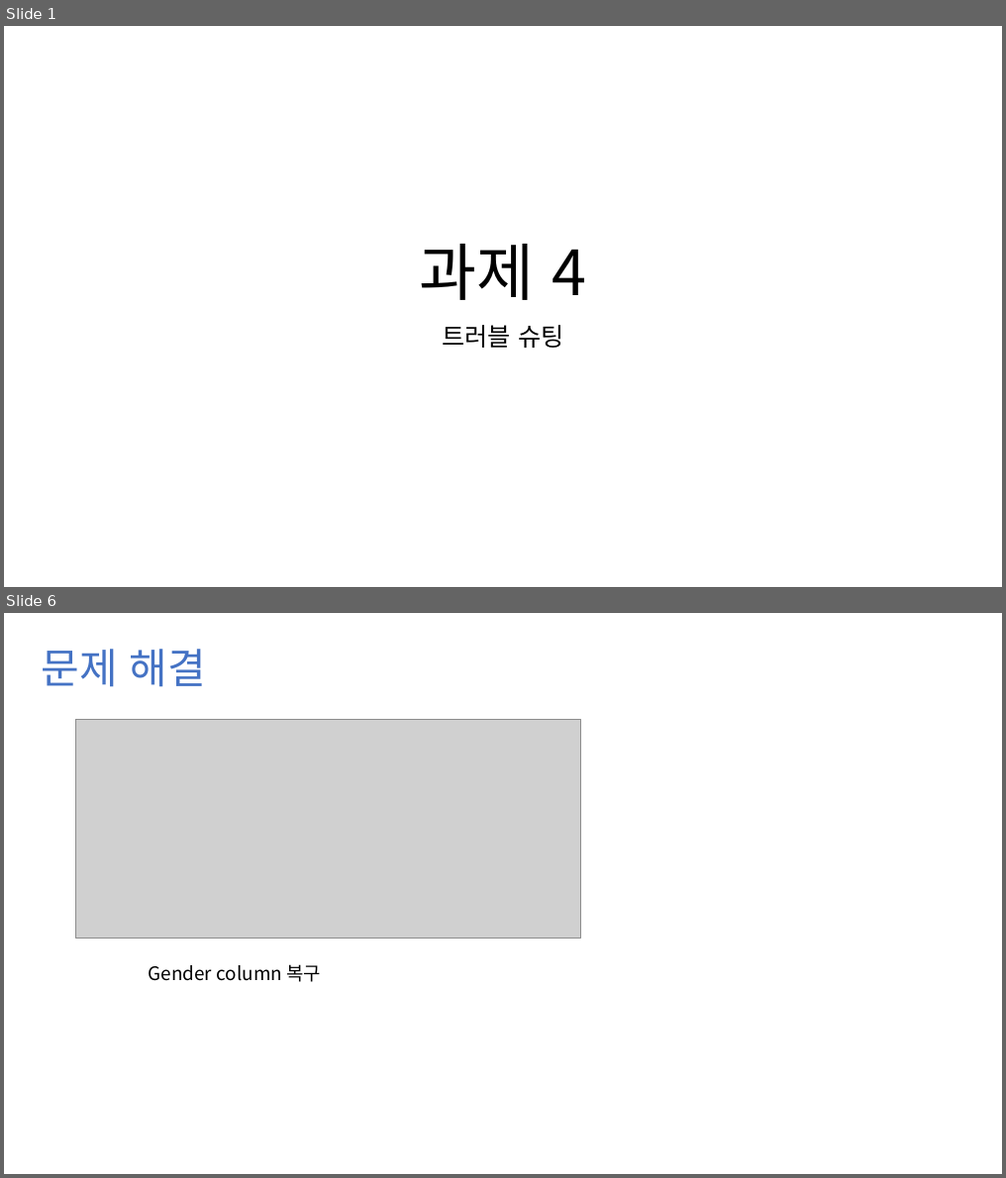
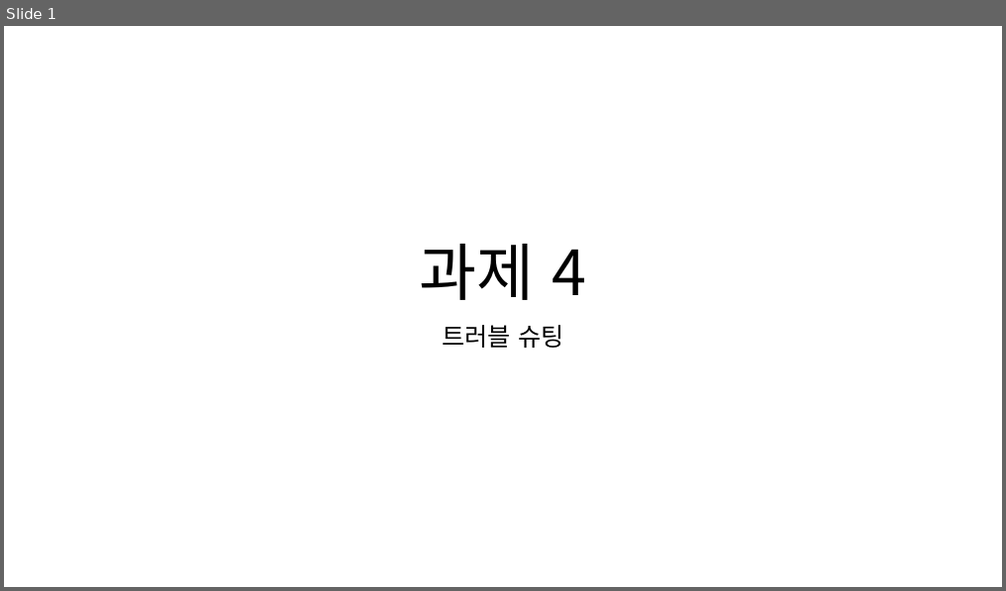
Before and after one commit to mong-head/commento_boot_camp_DBA, a slide deck: 과제4/과제 4.pptx. Shown one above the other, each under a label of ours: slides 1 and 6 before the commit, slide 1 after it; the slides between them are not shown. The pictures are 1006x1178 and 1006x591 pixels, drawn with LibreOffice and Linux fonts; fonts in the diff are those of the drawing; grey boxes stand for pictures. Boxes give left, top, right and bottom in pixels: in the first picture for what was removed or moved away, otherwise in the second. Text is boxed around its words. In the diff, an @@ line names an element or a change of style, - is before the commit and + after.

```diff
--- a/과제4/과제 4.pptx
+++ b/과제4/과제 4.pptx
@@ slide 6 removed at (4, 613, 1002, 1174), background #FFFFFF @@
@@ text removed at (42, 649, 206, 687) @@
-문제 해결
@@ picture removed at (76, 719, 580, 938) @@
@@ text removed at (149, 964, 321, 982) @@
-Gender column 복구
```
Also in this commit, not shown: 4 slides changed, 7 slides added.
